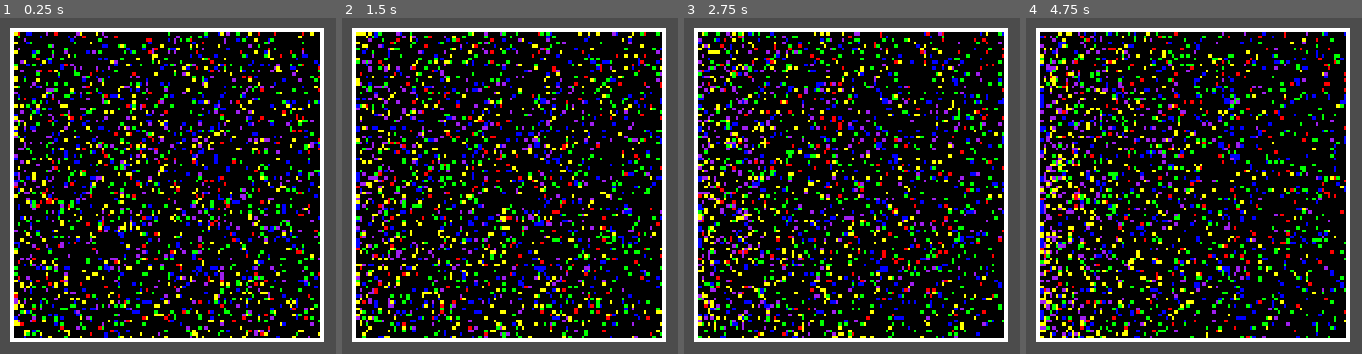
Above: before the commit, frames 1-4 (left to right).
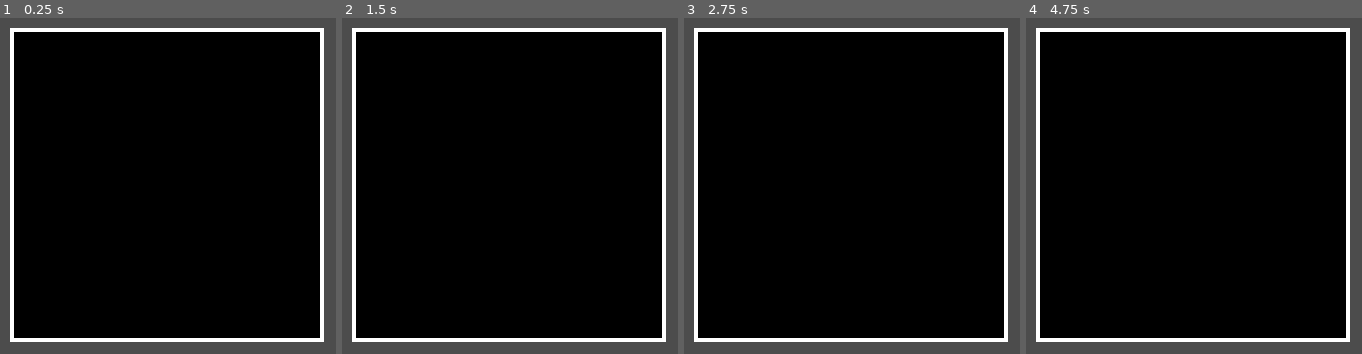
Above: after the commit, the same moments.

Repository: Crimeraaa-S1GMA/ParticlesGodotImplementation
Game: Godot game, scene res://Scenes/Core.tscn
Same seed, same stepped clock (60 frames per second), same inputs: the game is played once before the commit and once after it.
Inputs (mouse positions are in pixels of both pictures, inside the frame that each line leads up to):
- Up to frame 1 (0.25 s): no input
- Up to frame 2 (1.5 s): move the mouse to (outside the picture) at 0.52 s; press the mouse at (outside the picture) at 0.53 s; move the mouse to (outside the picture) at 1.27 s; release the mouse at (outside the picture) at 1.28 s; tap Space (space) at 1.35 s
- Up to frame 3 (2.75 s): move the mouse to (outside the picture) at 2.02 s; press the mouse at (outside the picture) at 2.03 s
- Up to frame 4 (4.75 s): move the mouse to (outside the picture) at 2.77 s; release the mouse at (outside the picture) at 2.78 s; tap Space (space) at 2.85, 4.35 s; move the mouse to (outside the picture) at 3.52 s; press the mouse at (outside the picture) at 3.53 s; move the mouse to (1345, 347) at 4.27 s; release the mouse at (1345, 347) at 4.28 s

The runs differ from the first frame. In frame 1, 16% of the frame differs, in the area x 4-96%, y 4-96%; in frame 2, 16%; in frame 3, 16%; in frame 4, 16%.

Commit message:
Update Core.gd

Diff:
--- a/Scenes/Core.gd
+++ b/Scenes/Core.gd
@@ -24,6 +24,7 @@
 				x_arr.append(ParticleTileData.new(100))
 			else:
 				var amount : float = noise.get_noise_2d(x, y)
+				amount = 0
 				if amount > 0.2:
 					if amount > 0.45:
 						x_arr.append(ParticleTileData.new(1, -1, 0, -1))
